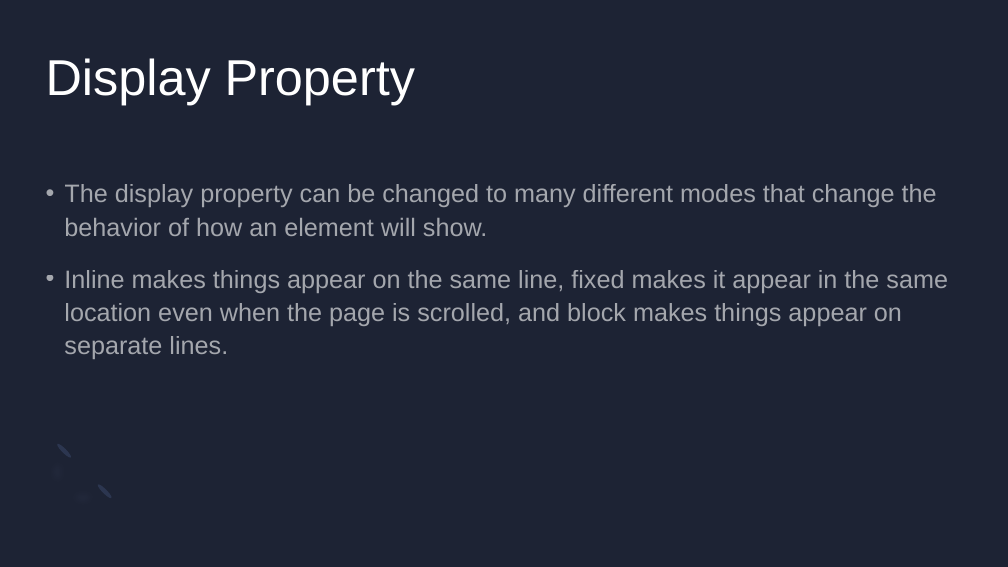
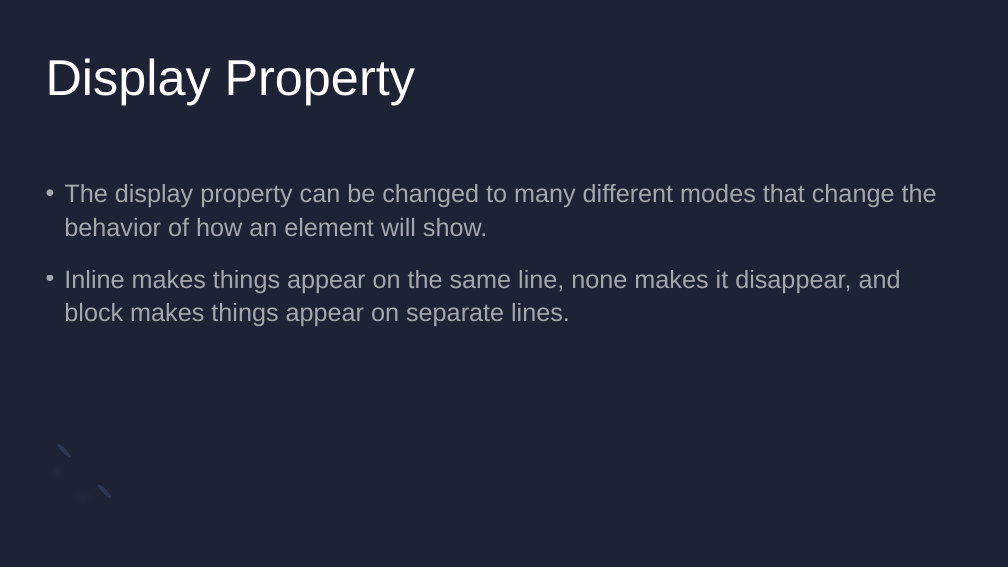
Before and after one commit to atticuscornett/SCOPE-Code-Lessons, a slide deck: slide 15 of Week 11/CodingLessonEleven.pptx. Drawn at 1008x567 pixels with LibreOffice and Linux fonts; fonts in the diff are those of the drawing. Boxes give left, top, right and bottom in pixels: in the first picture for what was removed or moved away, otherwise in the second. Text is boxed around its words. In the diff, an @@ line names an element or a change of style, - is before the commit and + after.

```diff
--- a/Week 11/CodingLessonEleven.pptx
+++ b/Week 11/CodingLessonEleven.pptx
@@ text at <box>64,270,901,326</box>: text changed @@
-• Inline makes things appear on the same line, fixed makes it appear in the same location even when the page is scrolled, and block makes things appear on separate lines.
+• Inline makes things appear on the same line, none makes it disappear, and block makes things appear on separate lines.
```
Also in this commit, not shown: 2 other slides changed.
